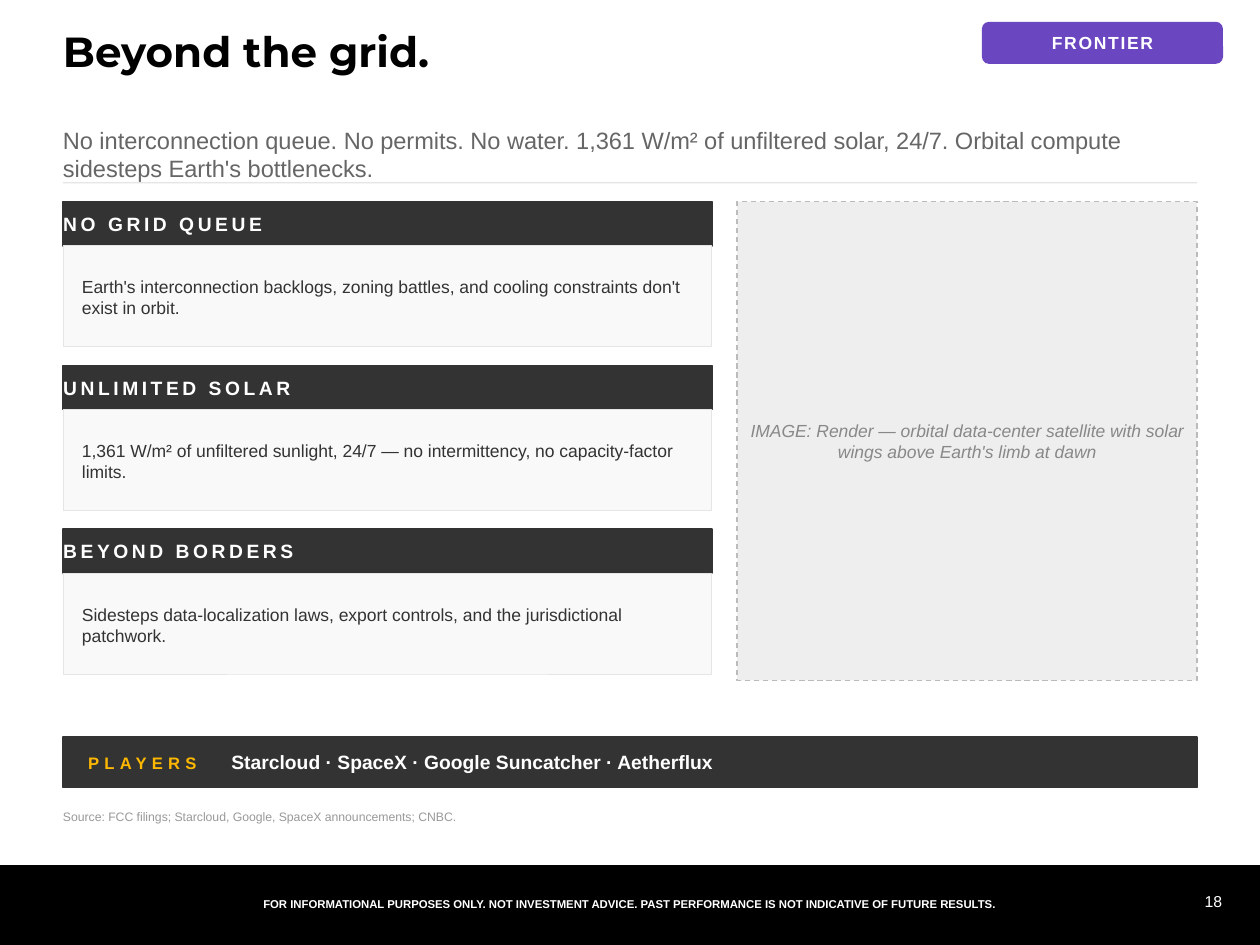
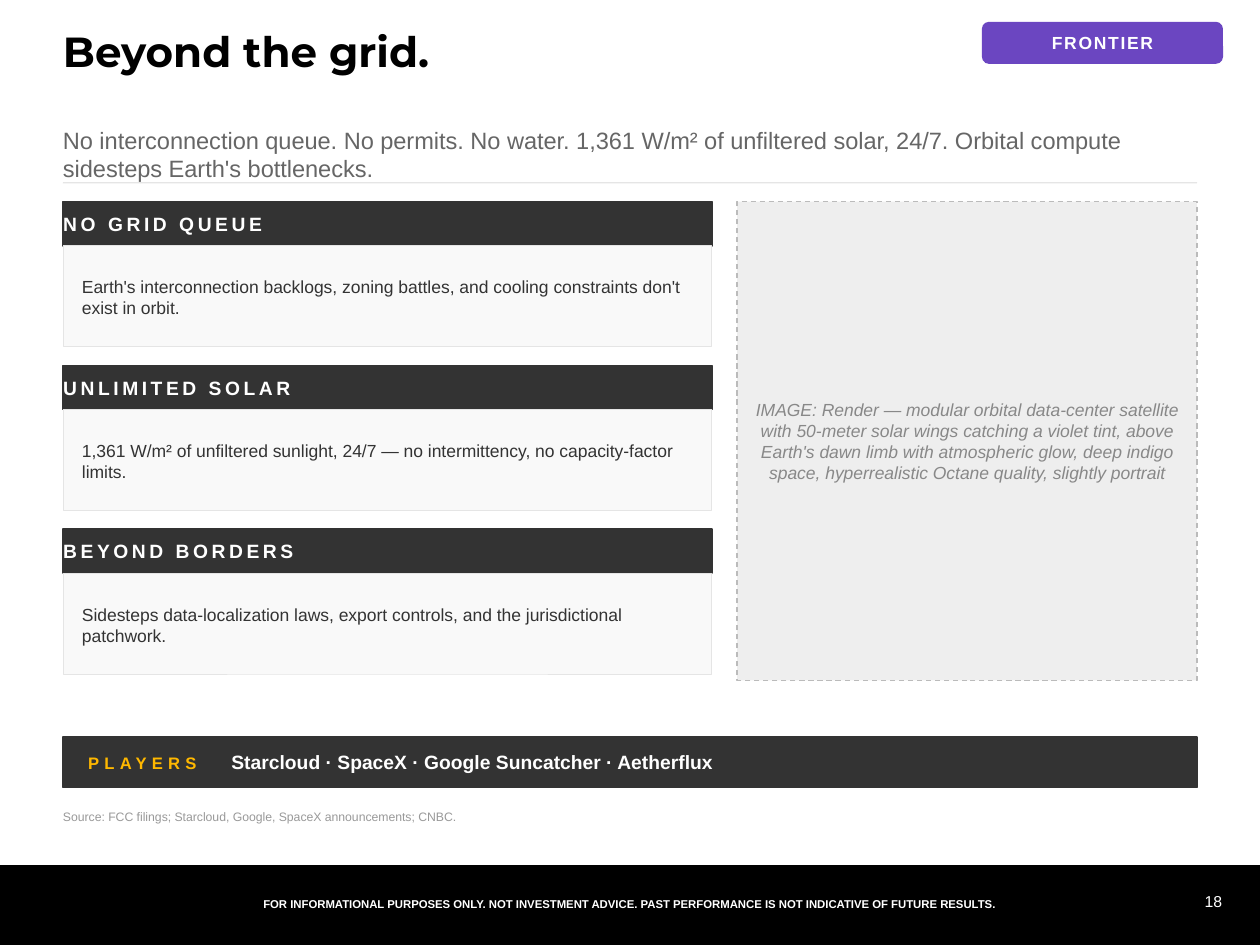
Before and after one commit to samuelcmcclellan-cell/ai-markets-deck, a slide deck: slide 18 of ai-markets-deck.pptx. Drawn at 1260x945 pixels with LibreOffice and Linux fonts; fonts in the diff are those of the drawing. Boxes give left, top, right and bottom in pixels: in the first picture for what was removed or moved away, otherwise in the second. Text is boxed around its words. In the diff, an @@ line names an element or a change of style, - is before the commit and + after.

```diff
--- a/ai-markets-deck.pptx
+++ b/ai-markets-deck.pptx
@@ text at [756, 403, 1178, 483]: text changed @@
-IMAGE: Render — orbital data-center satellite with solar wings above Earth's limb at dawn
+IMAGE: Render — modular orbital data-center satellite with 50-meter solar wings catching a violet tint, above Earth's dawn limb with atmospheric glow, deep indigo space, hyperrealistic Octane quality, slightly portrait
```
Also in this commit, not shown: 7 other slides changed, 10 other files.
